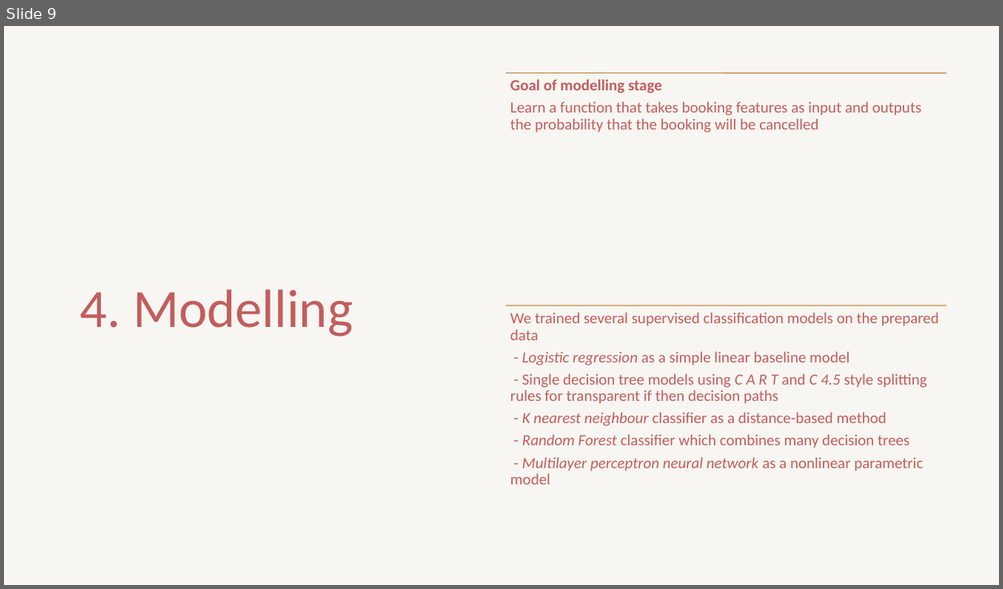
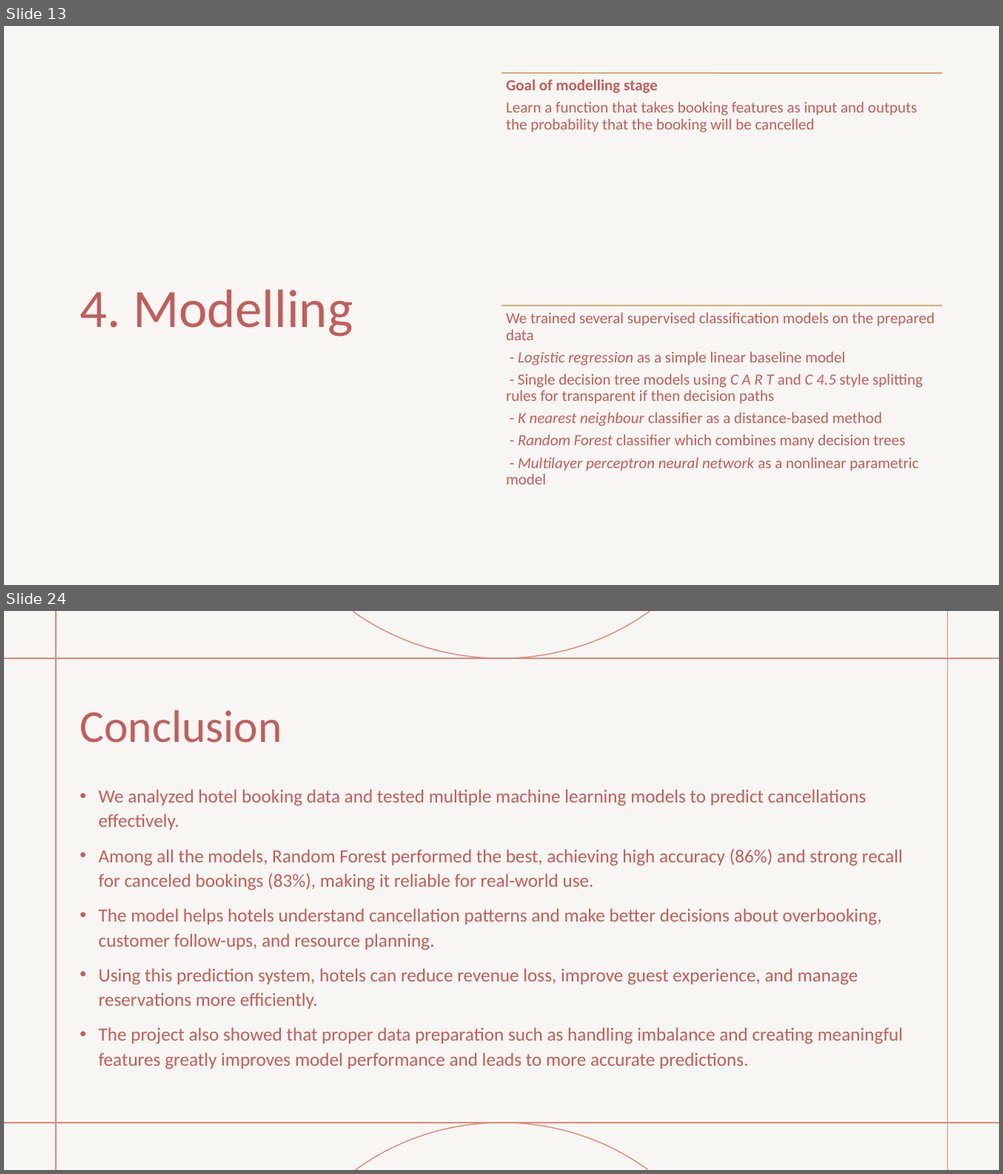
Before and after one commit to akvanaparthy/DAML-Project-Group-3, a slide deck: DAML Group 3 Final.pptx. Shown one above the other, each under a label of ours: slide 9 before the commit, slides 13 and 24 after it; the slides between them are not shown. The pictures are 1003x589 and 1003x1174 pixels, drawn with LibreOffice and Linux fonts; fonts in the diff are those of the drawing. Boxes give left, top, right and bottom in pixels: in the first picture for what was removed or moved away, otherwise in the second. Text is boxed around its words. In the diff, an @@ line names an element or a change of style, - is before the commit and + after.

```diff
--- a/DAML Group 3 Final.pptx
+++ b/DAML Group 3 Final.pptx
@@ slide 24 added at (4,611,999,1170), background #FFFFFF; not listed: 6 template elements that a slide beside it also shows @@
@@ rectangle added at (4,611,999,1170), fill #F8F6F2 @@
@@ title added at (79,710,282,743), 44 pt, text #C25D5D @@
+Conclusion
@@ text added at (99,789,902,1070), 18 pt, text #C25D5D @@
+• We analyzed hotel booking data and tested multiple machine learning models to predict cancellations effectively.
+• Among all the models, Random Forest performed the best, achieving high accuracy (86%) and strong recall for canceled bookings (83%), making it reliable for real-world use.
+• The model helps hotels understand cancellation patterns and make better decisions about overbooking, customer follow-ups, and resource planning.
+• Using this prediction system, hotels can reduce revenue loss, improve guest experience, and manage reservations more efficiently.
+• The project also showed that proper data preparation such as handling imbalance and creating meaningful features greatly improves model performance and leads to more accurate predictions.
@@ what was slide 9 is now slide 13 @@
@@ slide 13 changed as well @@
@@ 2 texts, 2 lines: place and size @@
-2 texts, 2 lines at (506,73,946,485)
+2 texts, 2 lines at (501,73,942,485)
```
Also in this commit, not shown: 8 other slides changed, 11 other slides added, 2 slides removed, 4 other files.
